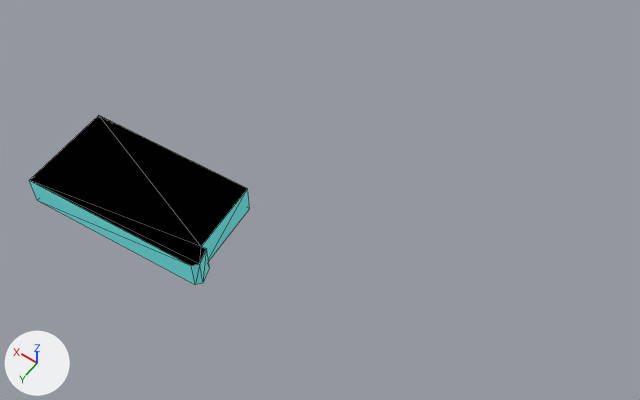
Two versions of the glTF model web/public/assets/cities/sanfrancisco/tiles/5_-7.far.glb, one commit apart.
Both versions are drawn from a 50 mm lens placed at (1186.0, -1320.0, 432.0), pointed at (1390.0, -1606.0, -17.0). The lights are fixed; the arrows at lower left show +X, +Y and +Z. The older version comes first. Mesh edges are drawn as thin lines. Vertices at exactly the same position are counted once.

The first picture shows '5_-7_far'.
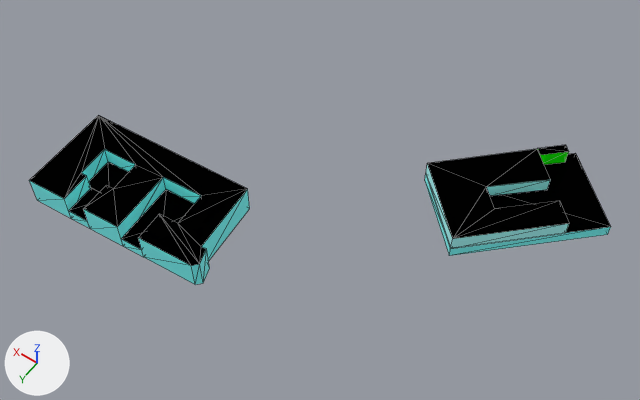
Changed parts and their boxes [x1, y1, x2, y2] in the pictures (640 x 400 px):
```json
{"object": "5_-7_far", "change": "reshaped, moved, rescaled", "before": [29, 115, 250, 285], "after": [29, 115, 611, 285], "on screen": "163% wider"}
```

The change, as JSON lines over the scene's bpy script:
```json
{"block": "me_5__7_far", "where": "# used by ob_5__7_far; location = (1478.3, -1539.0, -10.6); scale = (66.3, 66.3, 66.3)"}
{"op": "remove", "block": "me_5__7_far", "code": "me_5__7_far.from_pydata(...)  # 14 vertices, 19 faces; spans x -1.0..1.0, y -0.56..0.56, z -0.15..0.15"}
{"op": "add", "block": "me_5__7_far", "code": "me_5__7_far.from_pydata(...)  # 88 vertices, 149 faces; spans x -1.0..1.0, y -0.74..0.74, z -0.07..0.07"}
{"block": "me_5__7_far", "change": "me_5__7_far part 1: the whole mesh is rebuilt"}
{"op": "set", "path": "ob_5__7_far.location", "old": "(1478.3, -1539.0, -10.6)", "new": "(1386.6, -1617.8, -10.7)"}
{"op": "set", "path": "ob_5__7_far.scale", "old": "(66.3, 66.3, 66.3)", "new": "(158.0, 158.0, 158.0)"}
```
